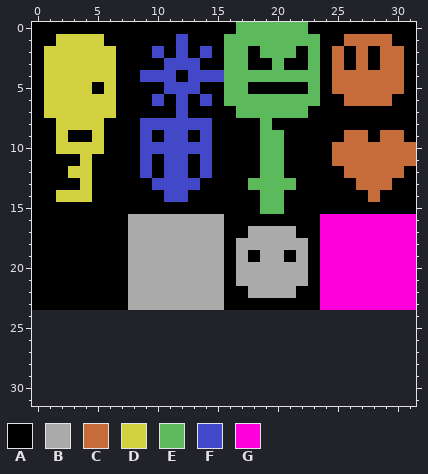
A pixel-art sprite gets an edit: Content/atlas8.png. Above, as it was before the edit.
The file is 32x24 pixels. The old version is drawn lined up with the new one, on the new canvas.
Palette (. is transparent): A #000000  B #aaaaaa  C #c66c3a  D #d2d240  E #5cba5c  F #4248c8  G #ff00dc
Pixels before, first column x 0:
 0 AAAAAAAAAAAAAAAAAEEEEEEAAAAAAAAA
 1 AADDDDAAAAAAFAAAEEEEEEEEAACCCCAA
 2 ADDDDDDAAAFAFAFAEEAEEEAEACACACCA
 3 ADDDDDDAAAAFFFAAEEAAEAAEACACACCA
 4 ADDDDDDAAFFFAFFFEEEEEEEEACCCCCCA
 5 ADDDDADAAAAFFFAAEEAAAAAEACCCCCCA
 6 ADDDDDDAAAFAFAFAEEEEEEEEAACCCCAA
 7 ADDDDDDAAAAAFAAAAEEEEEEAAAAAAAAA
 8 AADDDDAAAFFFFFFAAAAEAAAAAAAAAAAA
 9 AADAADAAAFAFFAFAAAAEEAAAAACCACCA
10 AADDDDAAAFFFFFFAAAAEEAAAACCCCCCC
11 AAAADAAAAFAFFAFAAAAEEAAAACCCCCCC
12 AAADDAAAAFAFFAFAAAAEEAAAAACCCCCA
13 AAAADAAAAAFFFFAAAAEEEEAAAAACCCAA
14 AADDDAAAAAAFFAAAAAAEEAAAAAAACAAA
15 AAAAAAAAAAAAAAAAAAAEEAAAAAAAAAAA
16 AAAAAAAABBBBBBBBAAAAAAAAGGGGGGGG
17 AAAAAAAABBBBBBBBAABBBBAAGGGGGGGG
18 AAAAAAAABBBBBBBBABBBBBBAGGGGGGGG
19 AAAAAAAABBBBBBBBABABBABAGGGGGGGG
20 AAAAAAAABBBBBBBBABBBBBBAGGGGGGGG
21 AAAAAAAABBBBBBBBABBBBBBAGGGGGGGG
22 AAAAAAAABBBBBBBBAABBBBAAGGGGGGGG
23 AAAAAAAABBBBBBBBAAAAAAAAGGGGGGGG
Once edited:
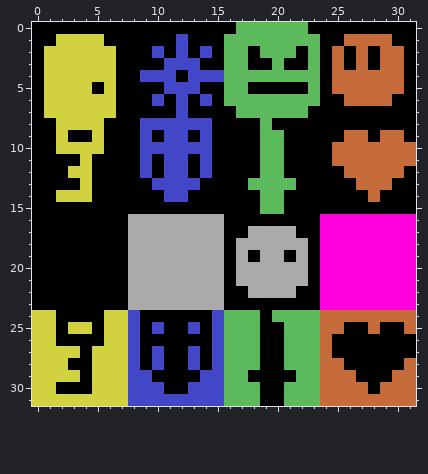
Changes in this commit:
{"change": "canvas 32x24 -> 32x32"}
{"y":24,"x":0,"old":"................................","new":"DDAAAADDFAAAAAAFEEEAEEEECCCCCCCC"}
{"y":25,"x":0,"old":"................................","new":"DDADDADDFAFAAFAFEEEAAEEECCAACAAC"}
{"y":26,"x":0,"old":"................................","new":"DDAAAADDFAAAAAAFEEEAAEEECAAAAAAA"}
{"y":27,"x":0,"old":"................................","new":"DDDDADDDFAFAAFAFEEEAAEEECAAAAAAA"}
{"y":28,"x":0,"old":"................................","new":"DDDAADDDFAFAAFAFEEEAAEEECCAAAAAC"}
{"y":29,"x":0,"old":"................................","new":"DDDDADDDFFAAAAFFEEAAAAEECCCAAACC"}
{"y":30,"x":0,"old":"................................","new":"DDAAADDDFFFAAFFFEEEAAEEECCCCACCC"}
{"y":31,"x":0,"old":"................................","new":"DDDDDDDDFFFFFFFFEEEAAEEECCCCCCCC"}
{"label":"added","picture_box":[32,310,416,406]}
